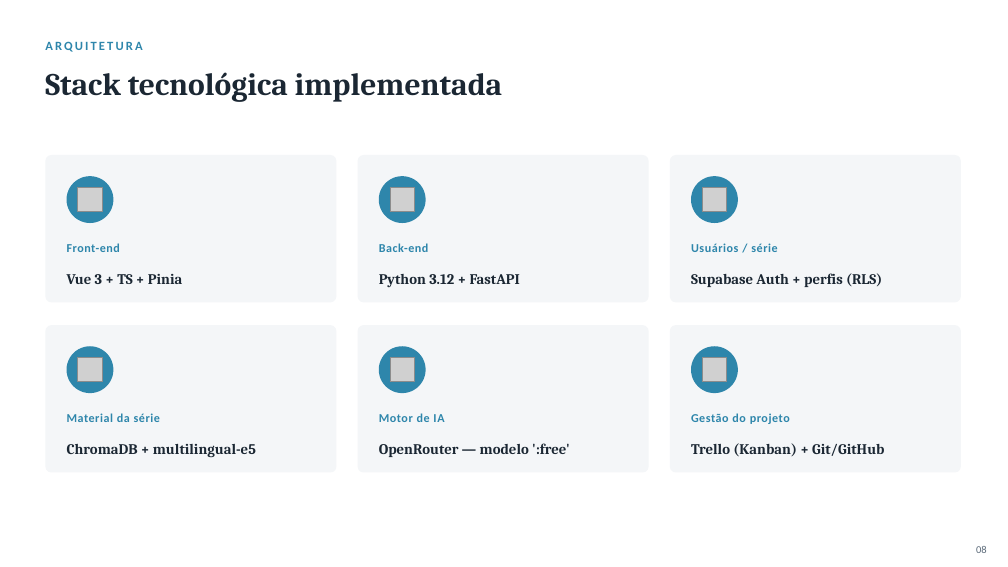
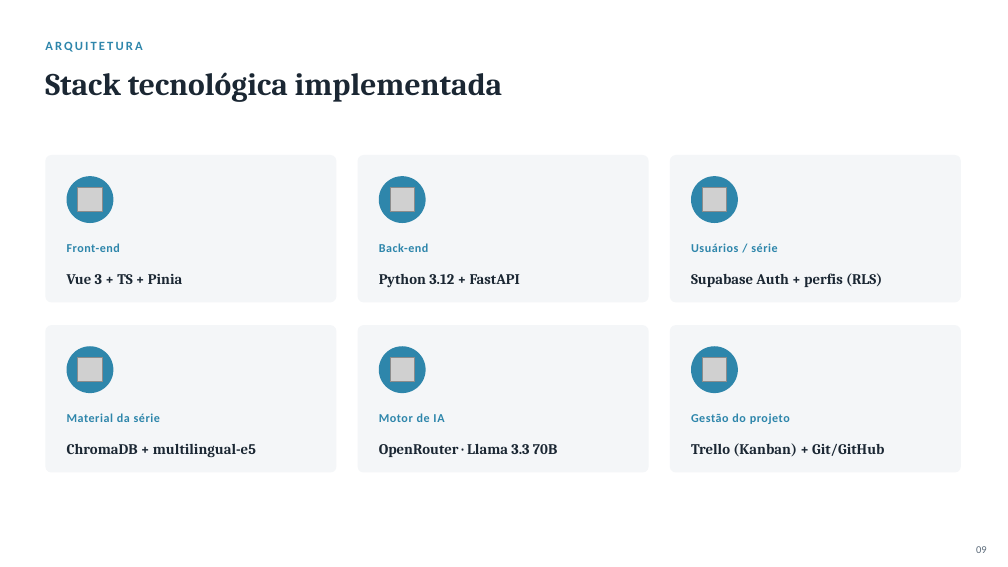
Before and after one commit to thiagoreis12/EducaChat, a slide deck: slide 9 of EducaChat_Apresentacao_Tecnica.pptx (slide 8 before the commit). Drawn at 1008x567 pixels with LibreOffice and Linux fonts; fonts in the diff are those of the drawing; grey boxes stand for pictures. Boxes give left, top, right and bottom in pixels: in the first picture for what was removed or moved away, otherwise in the second. Text is boxed around its words. In the diff, an @@ line names an element or a change of style, - is before the commit and + after.

```diff
--- a/EducaChat_Apresentacao_Tecnica.pptx
+++ b/EducaChat_Apresentacao_Tecnica.pptx
@@ text at bbox=[379, 444, 557, 457]: text changed @@
-OpenRouter — modelo ':free'
+OpenRouter · Llama 3.3 70B
```
Also in this commit, not shown: 10 other slides changed, 1 slide added.
